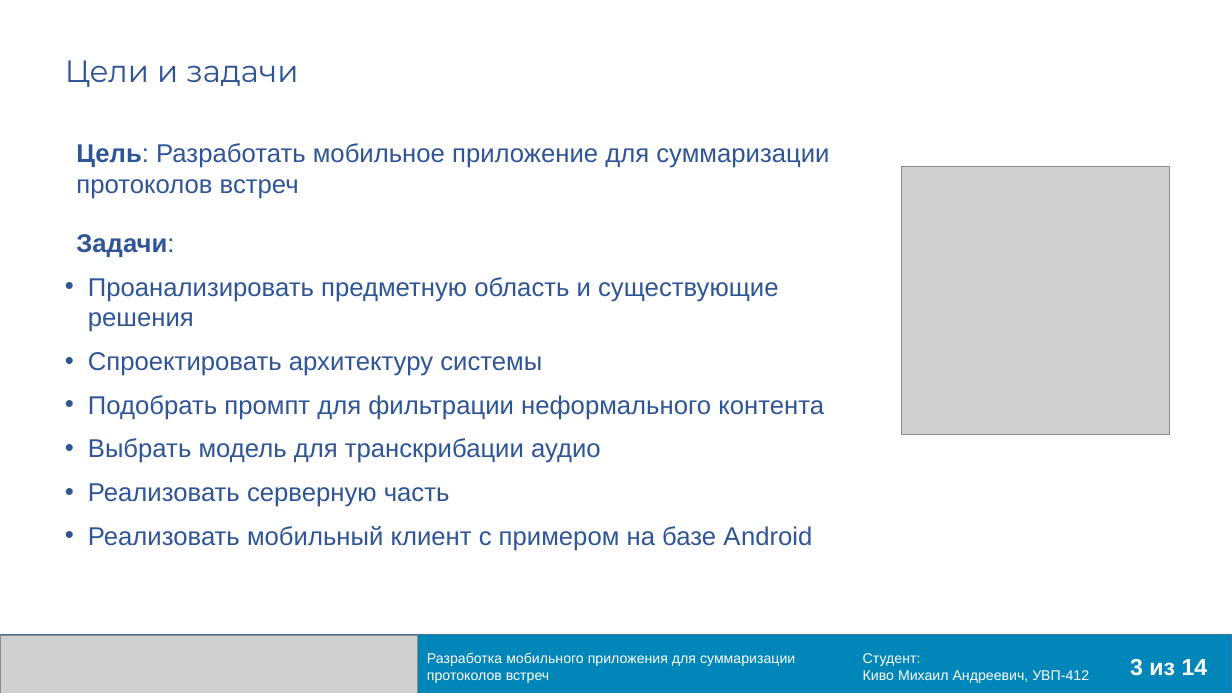
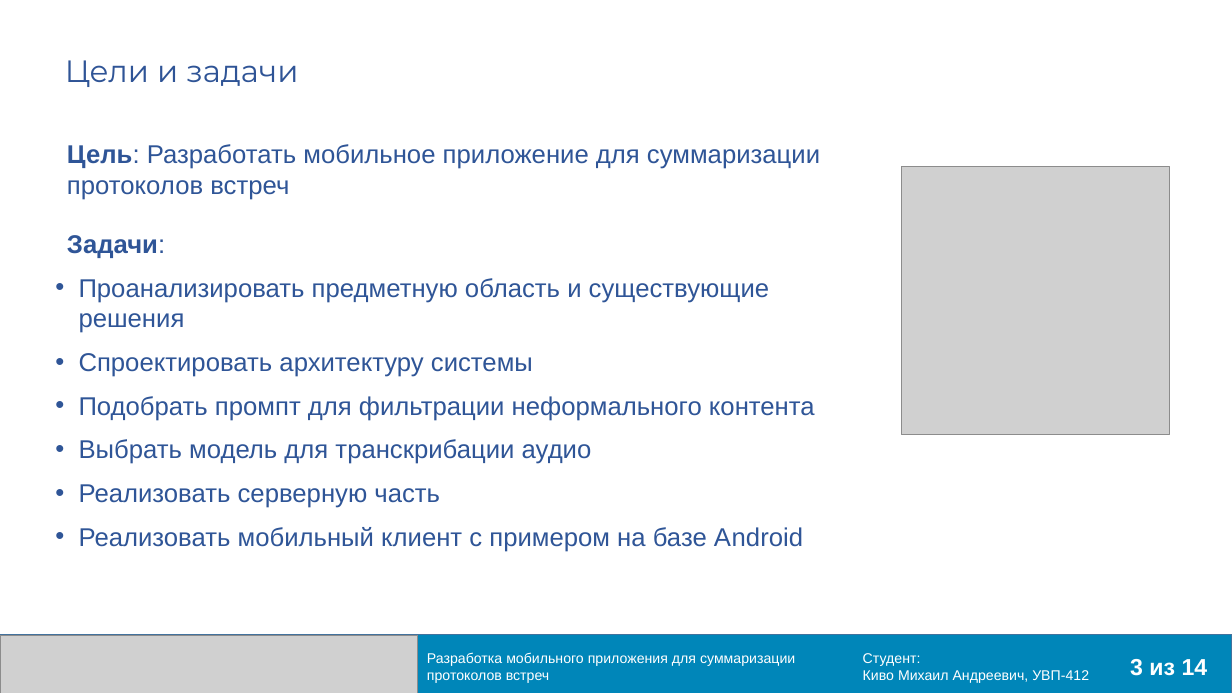
Before and after one commit to Meetings-UVP412/VKR, a slide deck: slide 3 of Презентация Киво Михаил УВП-412.pptx. Drawn at 1232x693 pixels with LibreOffice and Linux fonts; fonts in the diff are those of the drawing; grey boxes stand for pictures; background and template pictures are left out. Boxes give left, top, right and bottom in pixels: in the first picture for what was removed or moved away, otherwise in the second. Text is boxed around its words. In the diff, an @@ line names an element or a change of style, - is before the commit and + after.

```diff
--- a/Презентация Киво Михаил УВП-412.pptx
+++ b/Презентация Киво Михаил УВП-412.pptx
@@ text "Цель: Разработать мобильное приложение для ...": place and size @@
-text "Цель: Разработать мобильное приложение для ..." at [76,143,829,551]
+text "Цель: Разработать мобильное приложение для ..." at [67,144,820,552]
```
Also in this commit, not shown: 3 other slides changed, 2 other files.
